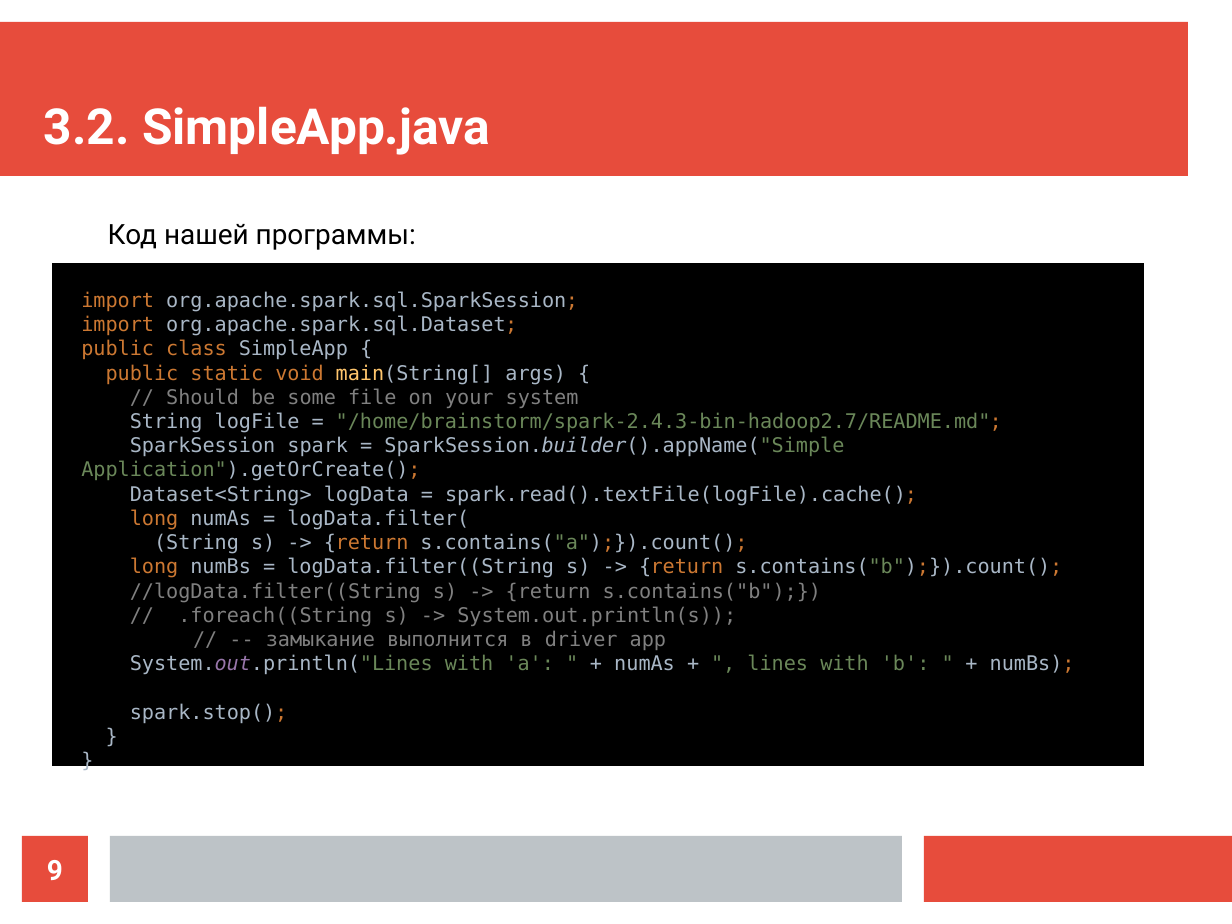
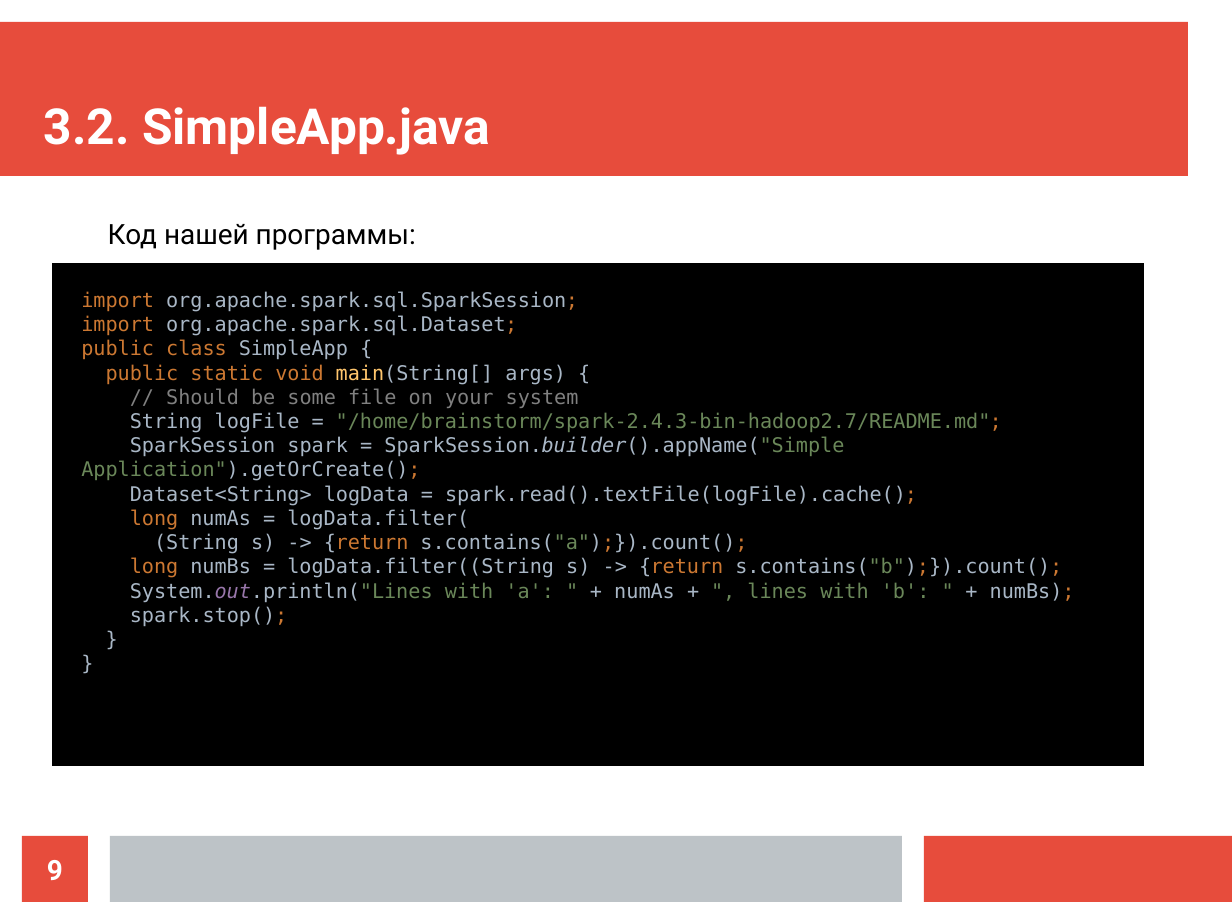
Before and after one commit to ilya1st/spark-samples, a slide deck: slide 9 of report_plan/report.odp. Drawn at 1232x924 pixels with LibreOffice and Linux fonts; fonts in the diff are those of the drawing. Boxes give left, top, right and bottom in pixels: in the first picture for what was removed or moved away, otherwise in the second. Text is boxed around its words. In the diff, an @@ line names an element or a change of style, - is before the commit and + after.

```diff
--- a/report_plan/report.odp
+++ b/report_plan/report.odp
@@ text at (81, 291, 1075, 626): text changed @@
-import org.apache.spark.sql.SparkSession;
-import org.apache.spark.sql.Dataset;
-public class SimpleApp {
-public static void main(String[] args) {
-// Should be some file on your system
-String logFile = "/home/brainstorm/spark-2.4.3-bin-hadoop2.7/README.md";
-SparkSession spark = SparkSession.builder().appName("Simple Application").getOrCreate();
-Dataset<String> logData = spark.read().textFile(logFile).cache();
-long numAs = logData.filter(
-(String s) -> {return s.contains("a");}).count();
-long numBs = logData.filter((String s) -> {return s.contains("b");}).count();
-//logData.filter((String s) -> {return s.contains("b");})
-// .foreach((String s) -> System.out.println(s));
-// -- замыкание выполнится в driver app
-System.out.println("Lines with 'a': " + numAs + ", lines with 'b': " + numBs);
-spark.stop();
-}
-}
+import org.apache.spark.sql.SparkSession;
+import org.apache.spark.sql.Dataset;
+public class SimpleApp {
+public static void main(String[] args) {
+// Should be some file on your system
+String logFile = "/home/brainstorm/spark-2.4.3-bin-hadoop2.7/README.md";
+SparkSession spark = SparkSession.builder().appName("Simple Application").getOrCreate();
+Dataset<String> logData = spark.read().textFile(logFile).cache();
+long numAs = logData.filter(
+(String s) -> {return s.contains("a");}).count();
+long numBs = logData.filter((String s) -> {return s.contains("b");}).count();
+System.out.println("Lines with 'a': " + numAs + ", lines with 'b': " + numBs);
+spark.stop();
+}
+}
```
Also in this commit, not shown: 7 other slides changed, 3 other files.
